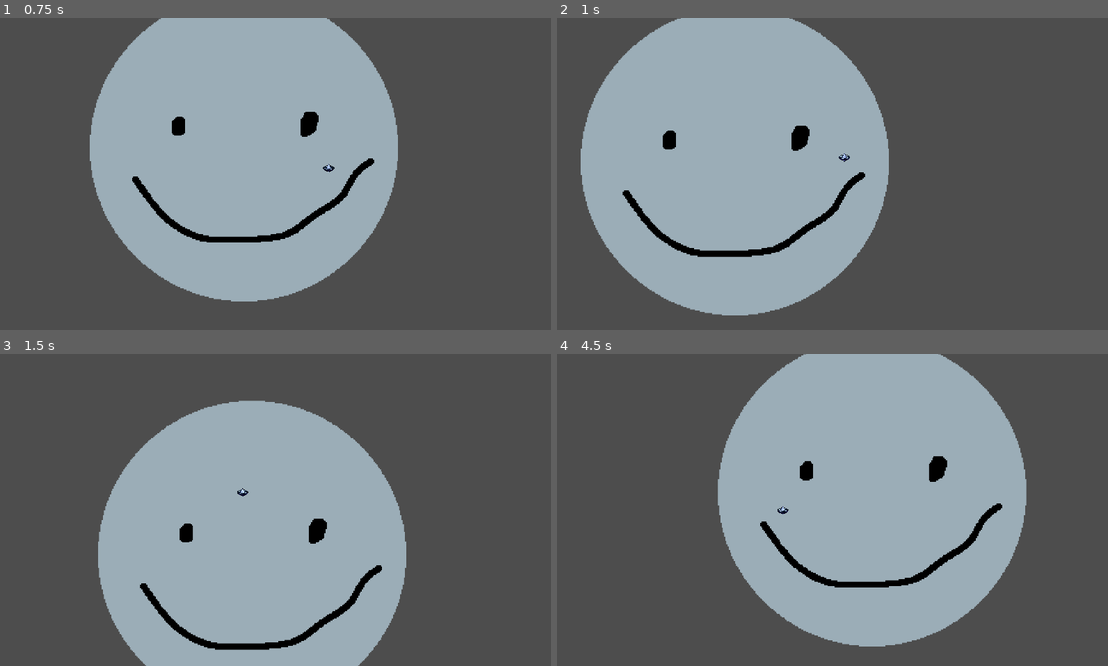
Above: before the commit, frames 1-4 (two rows, left to right).
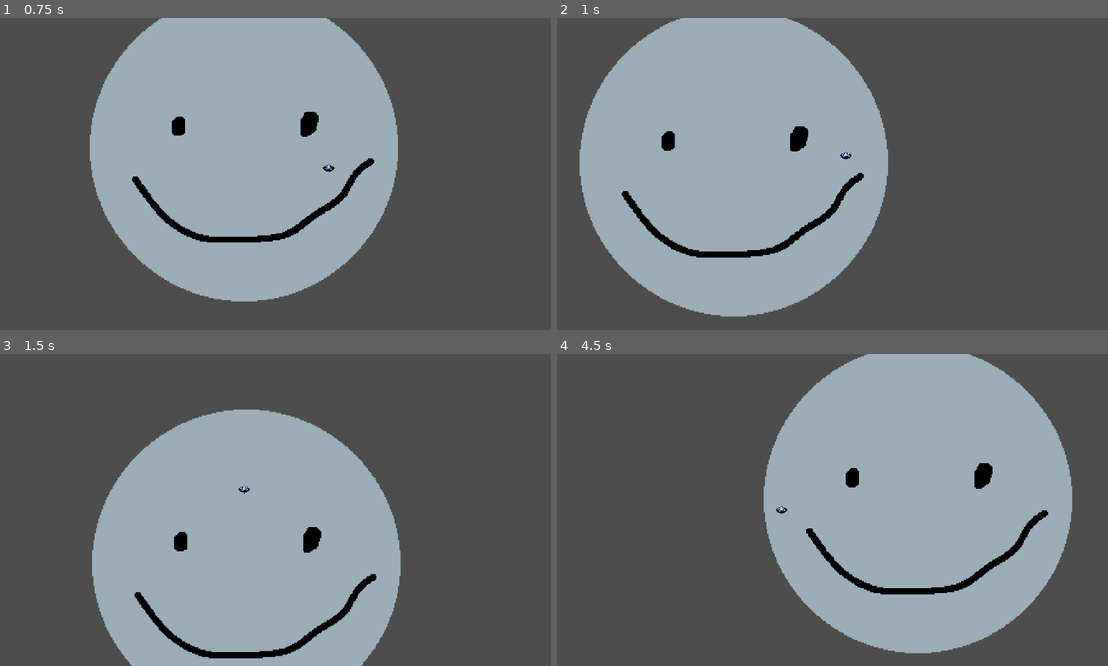
Above: after the commit, the same moments.

Repository: Dragos-Lup/spin
Game: Godot game, scene res://scenes/testing_scene.tscn
Two runs of this game, one before a commit and one after it. Both use one fixed random seed, a clock stepped at 60 frames per second and the inputs below.
Inputs (mouse positions are in pixels of both pictures, inside the frame that each line leads up to):
- Up to frame 1 (0.75 s): tap Enter at 0.5 s; move the mouse to (402, 158) at 0.52 s; hold D (right) from 0.53 s (still down); click (402, 158) at 0.6 s
- Up to frame 2 (1 s): keep holding D (right)
- Up to frame 3 (1.5 s): move the mouse to (165, 525) at 1.27 s; release D (right) at 1.28 s; hold S (down) from 1.28 s (still down); click (165, 525) at 1.35 s
- Up to frame 4 (4.5 s): move the mouse to (893, 441) at 2.02 s; release S (down) at 2.03 s; hold D (right) 2.03-2.78 s; click (893, 441) at 2.1 s; move the mouse to (804, 572) at 2.77 s; hold W (up) 2.78-3.53 s; click (804, 572) at 2.85 s; move the mouse to (1003, 556) at 3.52 s; hold A (left) from 3.53 s (still down); click (1003, 556) at 3.6 s; move the mouse to (667, 463) at 4.27 s; click (667, 463) at 4.35 s

Frame 1 is identical in both runs. In frame 2, 1.1% of the frame differs, in the area x 4-61%, y 0-96%; in frame 3, 5.1%; in frame 4, 19%, in the area x 29-94%, y 0-96%.

Commit message:
minor tweaks

Diff:
--- a/scenes/main_character.tscn
+++ b/scenes/main_character.tscn
@@ -3,8 +3,8 @@
 [ext_resource type="Script" path="res://scripts/main_character.gd" id="1_72jni"]
 [ext_resource type="Texture2D" uid="uid://dd5o6haigbj8a" path="res://scenes/spinningtopfirstproto.png" id="2_5ilc7"]
 
-[sub_resource type="CircleShape2D" id="CircleShape2D_e5nqs"]
-radius = 16.1
+[sub_resource type="CircleShape2D" id="CircleShape2D_d632g"]
+radius = 16.0
 
 [sub_resource type="AtlasTexture" id="AtlasTexture_mnh02"]
 atlas = ExtResource("2_5ilc7")
@@ -41,7 +41,7 @@
 script = ExtResource("1_72jni")
 
 [node name="CollisionShape2D" type="CollisionShape2D" parent="."]
-shape = SubResource("CircleShape2D_e5nqs")
+shape = SubResource("CircleShape2D_d632g")
 
 [node name="AnimatedSprite2D" type="AnimatedSprite2D" parent="."]
 texture_filter = 1
--- a/scenes/testing_scene.tscn
+++ b/scenes/testing_scene.tscn
@@ -25,7 +25,7 @@
 
 [node name="CollisionPolygon2D" type="CollisionPolygon2D" parent="Area2D"]
 build_mode = 1
-polygon = PackedVector2Array(427, -315, 464, -269, 520, -141, 536, -1, 514, 140, 465, 269, 379, 382, 269, 468, 138, 521, -2, 540, -137, 520, -269, 466, -381, 380, -466, 269, -520, 140, -538, -2, -519, -140, -464, -269, -379, -382, -270, -465, -139, -518, 2, -538, 138, -521, 270, -464, 378, -382)
+polygon = PackedVector2Array(453, -279, 470, -253, 487, -219, 511, -151, 529, -73, 533, -46, 534, 43, 513, 154, 487, 219, 444, 297, 402, 352, 346, 406, 285, 451, 218, 489, 136, 519, 44, 533, -46, 534, -168, 509, -246, 473, -298, 445, -333, 416, -404, 347, -470, 256, -511, 154, -532, 45, -532, -47, -509, -167, -474, -247, -445, -298, -404, -349, -350, -404, -273, -459, -183, -500, -78, -529, 45, -533, 159, -510, 240, -478, 311, -433, 352, -401, 407, -346, 435, -306)
 
 [node name="Sprite2D" type="Sprite2D" parent="Area2D"]
 z_index = -10
--- a/scripts/main_character.gd
+++ b/scripts/main_character.gd
@@ -1,16 +1,16 @@
 extends CharacterBody2D
-
 
 const SPEED = 3000.0
 const MAX_SPEED = 1000.0
 const DASH_SPEED = 2000.0
 const FRICTION = 20.0 ## calling this friction is evil, it's the value move_toward uses.
 const BOUNCY = .8
+
 var canDash = true
 
 func _physics_process(delta: float) -> void:
 	var direction := Input.get_vector("left", "right", "up", "down").normalized()
-	var target_vel = (direction * SPEED).clampf(-MAX_SPEED, MAX_SPEED)
+	var target_vel = (direction * SPEED).clampf(-MAX_SPEED, MAX_SPEED) #This is how fast we want to go
 
 	if Input.is_action_just_pressed("dash") && canDash:
 		var dash_vector = (get_global_mouse_position() - global_position).normalized()
